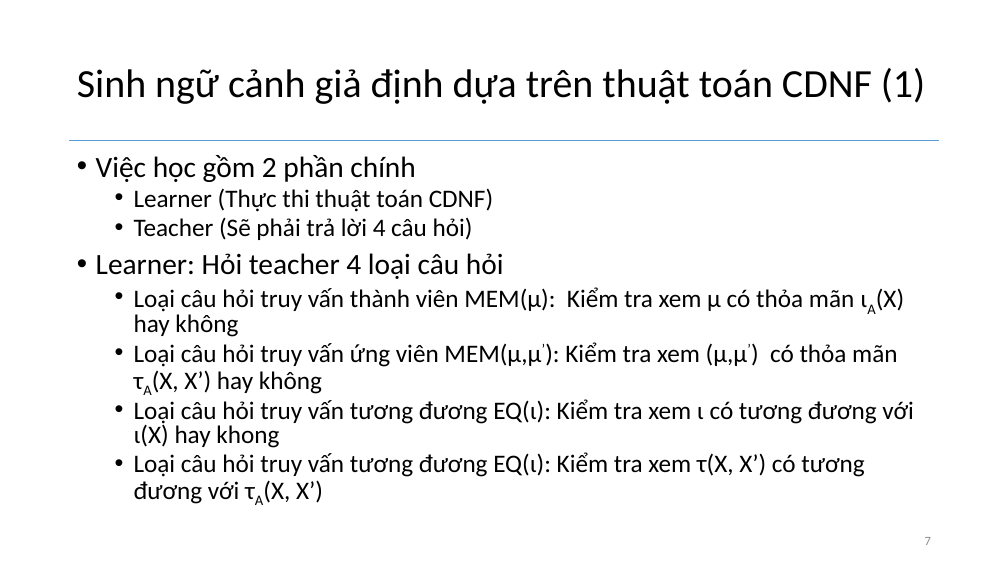
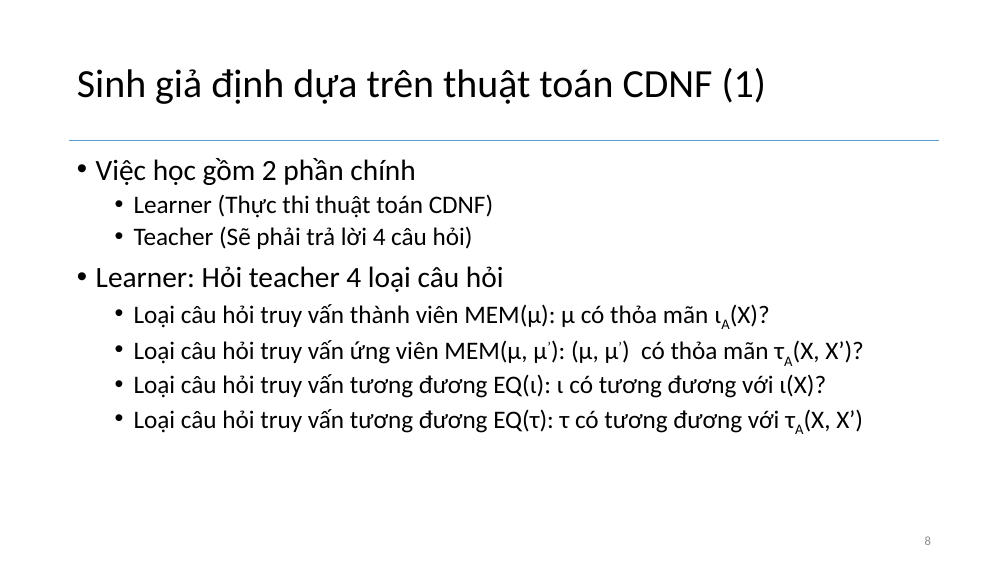
Before and after one commit to hunglv54/master, a slide deck: slide 8 of slide/hunglv_BaoCaoTienDo.pptx (slide 7 before the commit). Drawn at 1008x567 pixels with LibreOffice and Linux fonts; fonts in the diff are those of the drawing. Boxes give left, top, right and bottom in pixels: in the first picture for what was removed or moved away, otherwise in the second. Text is boxed around its words. In the diff, an @@ line names an element or a change of style, - is before the commit and + after.

```diff
--- a/slide/hunglv_BaoCaoTienDo.pptx
+++ b/slide/hunglv_BaoCaoTienDo.pptx
@@ title at bbox=[77, 68, 766, 104]: text changed @@
-Sinh ngữ cảnh giả định dựa trên thuật toán CDNF (1)
+Sinh giả định dựa trên thuật toán CDNF (1)
@@ text at bbox=[96, 158, 504, 292]: line spacing 0.8 to 0.9 @@
@@ text at bbox=[134, 304, 864, 433]: text changed @@
-  • Loại câu hỏi truy vấn thành viên MEM(µ): Kiểm tra xem µ có thỏa mãn ιA(X) hay không
-  • Loại câu hỏi truy vấn ứng viên MEM(µ,µ’): Kiểm tra xem (µ,µ’) có thỏa mãn τA(X, X’) hay không
-  • Loại câu hỏi truy vấn tương đương EQ(ι): Kiểm tra xem ι có tương đương với ι(X) hay khong
-  • Loại câu hỏi truy vấn tương đương EQ(ι): Kiểm tra xem τ(X, X’) có tương đương với τA(X, X’)
+  • Loại câu hỏi truy vấn thành viên MEM(µ): µ có thỏa mãn ιA(X)?
+  • Loại câu hỏi truy vấn ứng viên MEM(µ, µ’): (µ, µ’) có thỏa mãn τA(X, X’)?
+  • Loại câu hỏi truy vấn tương đương EQ(ι): ι có tương đương với ι(X)?
+  • Loại câu hỏi truy vấn tương đương EQ(τ): τ có tương đương với τA(X, X’)
@@ page number at bbox=[925, 536, 931, 545]: text changed @@
-7
+8
```
Also in this commit, not shown: 9 other slides changed, 3 slides added, 30 other files.
